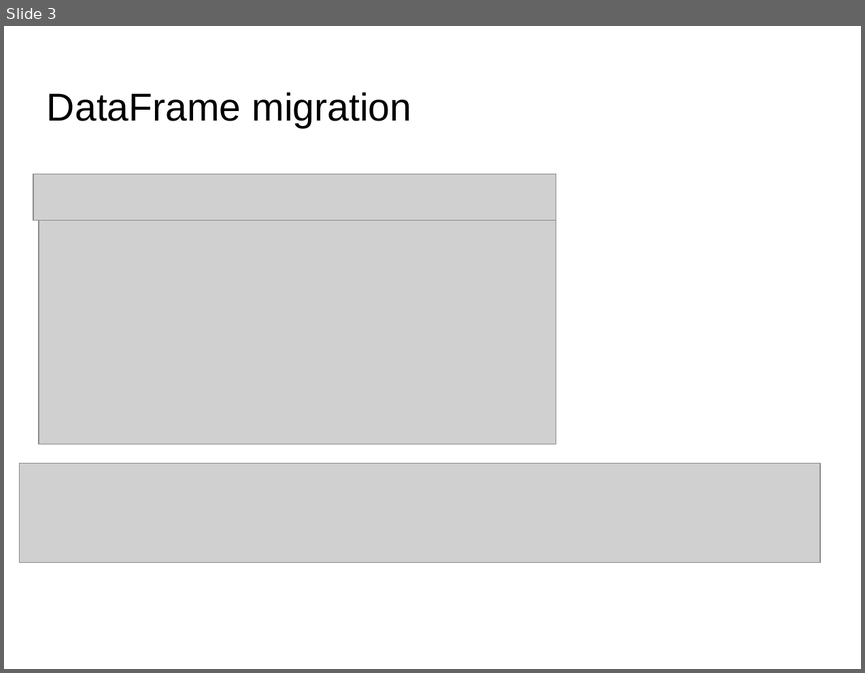
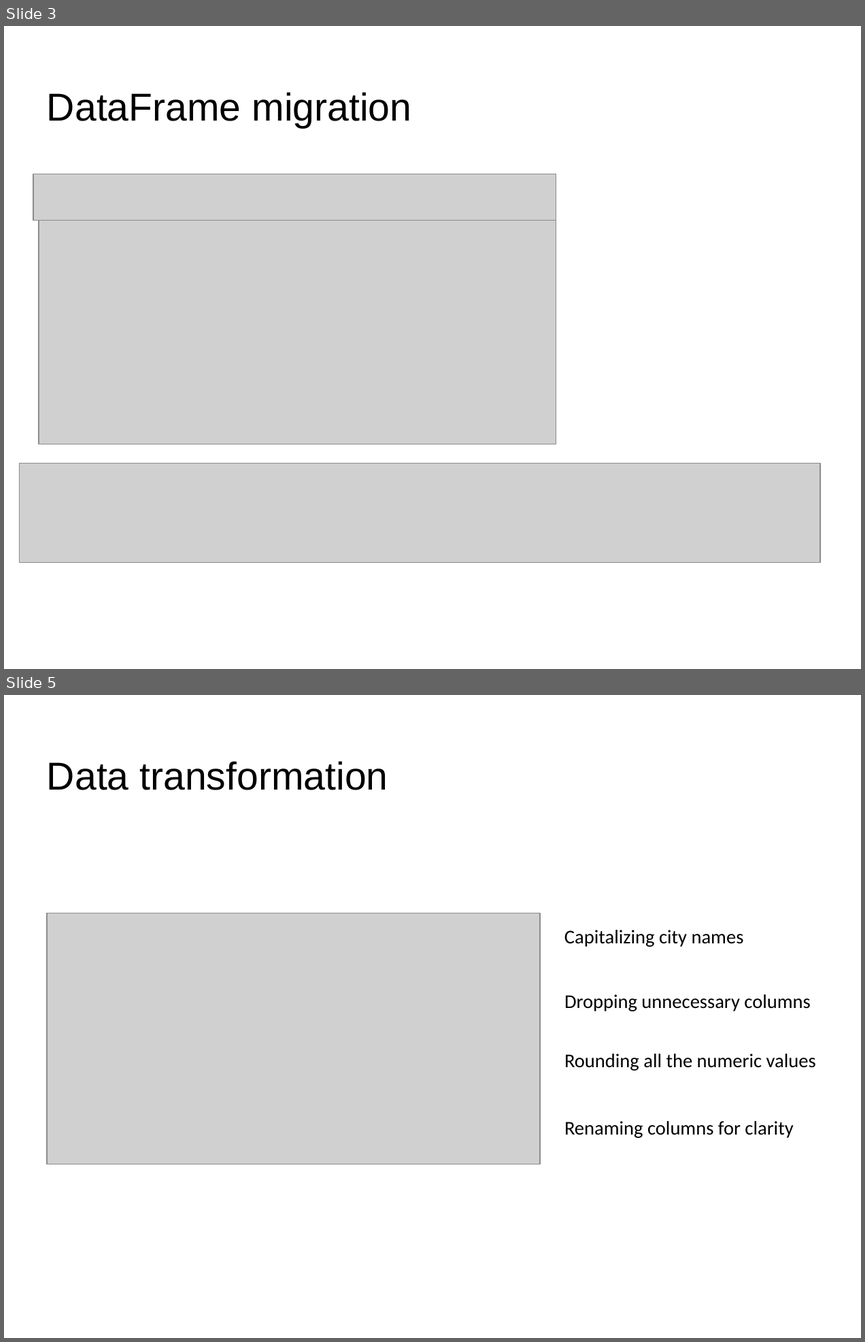
Before and after one commit to IngaGS/SheGoesTech_FinalProject, a slide deck: Final Project.odp. Shown one above the other, each under a label of ours: slide 3 before the commit, slides 3 and 5 after it; the slides between them are not shown. The pictures are 865x673 and 865x1342 pixels, drawn with LibreOffice and Linux fonts; fonts in the diff are those of the drawing; grey boxes stand for pictures; background and template pictures are left out. Boxes give left, top, right and bottom in pixels: in the first picture for what was removed or moved away, otherwise in the second. Text is boxed around its words. In the diff, an @@ line names an element or a change of style, - is before the commit and + after.

```diff
--- a/Final Project.odp
+++ b/Final Project.odp
@@ slide 5 added at (x1=4, y1=695, x2=861, y2=1338), background #FFFFFF @@
@@ title added at (x1=47, y1=761, x2=388, y2=790), 36 pt, text #000000 @@
+Data transformation
@@ picture added at (x1=47, y1=913, x2=540, y2=1165) @@
@@ text added at (x1=564, y1=930, x2=744, y2=947), 18 pt, text #000000 @@
+Capitalizing city names
@@ text added at (x1=564, y1=994, x2=810, y2=1011), 18 pt, text #000000 @@
+Dropping unnecessary columns
@@ text added at (x1=564, y1=1053, x2=816, y2=1070), 18 pt, text #000000 @@
+Rounding all the numeric values
@@ text added at (x1=564, y1=1121, x2=793, y2=1138), 18 pt, text #000000 @@
+Renaming columns for clarity
```
Also in this commit, not shown: 2 slides changed, 5 other slides added, 21 other files.
